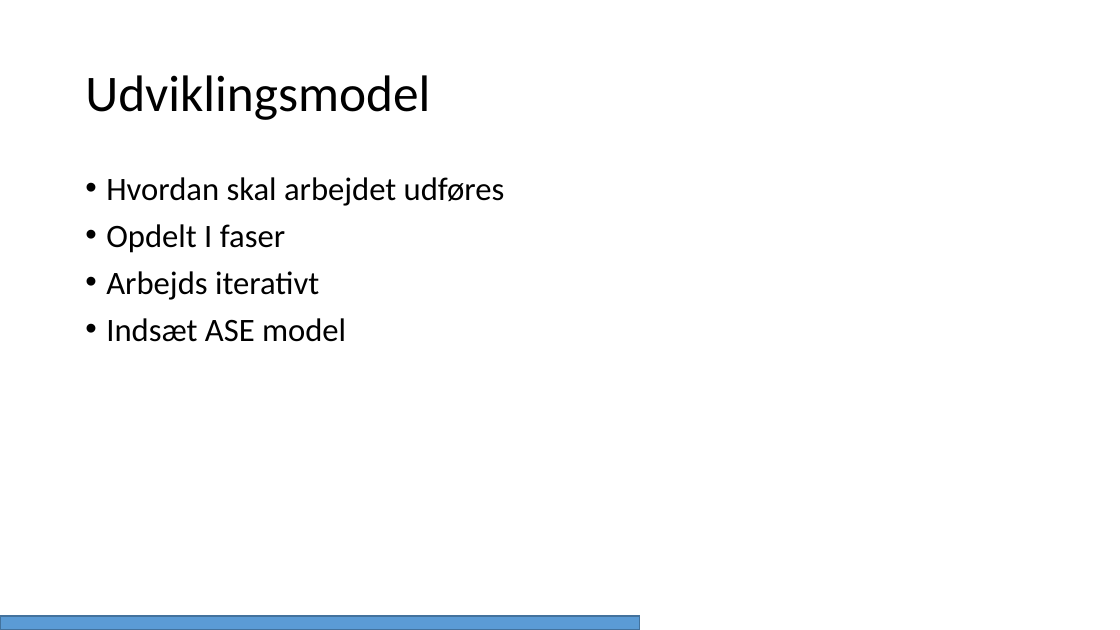
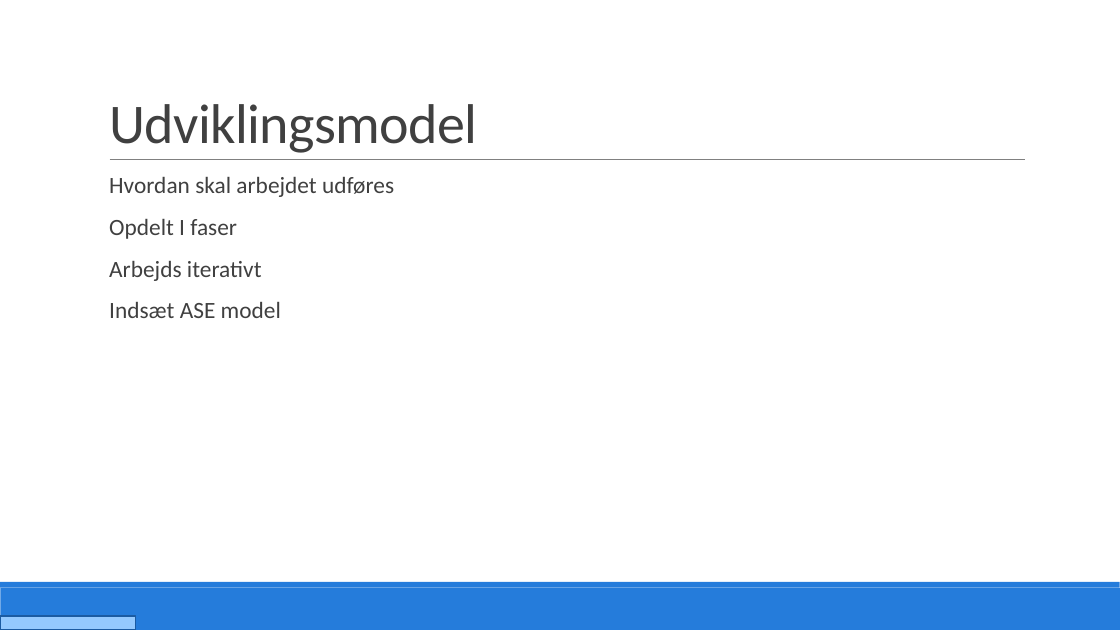
Before and after one commit to PRJ2GR15/Rapport, a slide deck: slide 4 of Fremlæggelse/Fremlæggelse.pptm. Drawn at 1120x630 pixels with LibreOffice and Linux fonts; fonts in the diff are those of the drawing. Boxes give left, top, right and bottom in pixels: in the first picture for what was removed or moved away, otherwise in the second. Text is boxed around its words. In the diff, an @@ line names an element or a change of style, - is before the commit and + after.

```diff
--- a/Fremlæggelse/Fremlæggelse.pptm
+++ b/Fremlæggelse/Fremlæggelse.pptm
@@ title "Udviklingsmodel": place and size @@
-title "Udviklingsmodel" at [85, 75, 430, 120]
+title "Udviklingsmodel" at [109, 104, 477, 153]
@@ title "Udviklingsmodel" at [109, 104, 477, 153]: size 44 to 48 pt, text colour #000000 to #404040, letter spacing 0 to -0.5 pt; line spacing 0.9 to 0.85; vertical alignment middle to bottom @@
@@ text "Hvordan skal arbejdet udføres" at [109, 177, 394, 318]: size 28 to 20 pt, text colour #000000 to #404040; bullet • to  ; more space between paragraphs @@
@@ line added from (110, 160) to (1026, 160), #808080 0.5 pt @@
@@ rectangle added at [0, 588, 1120, 630], fill #257CDB @@
@@ rectangle added at [0, 582, 1120, 588], fill #257CDB @@
@@ rectangle removed at [0, 616, 640, 630] @@
@@ rectangle added at [0, 616, 136, 630], fill #94C9FE, outline #1B5CA2 1.25 pt @@
```
Also in this commit, not shown: 30 other slides changed, 2 slides added, 2 slides removed.
